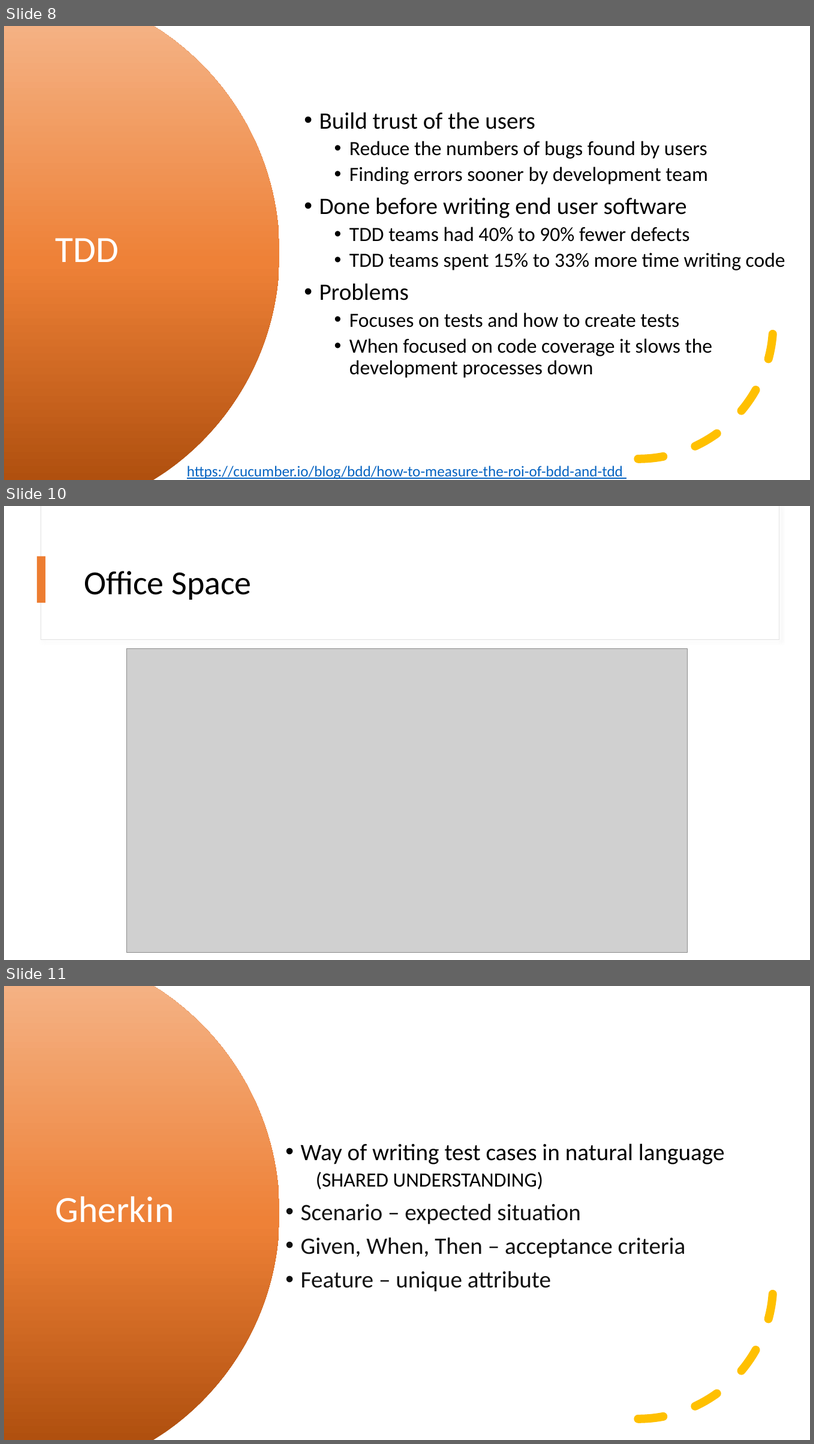
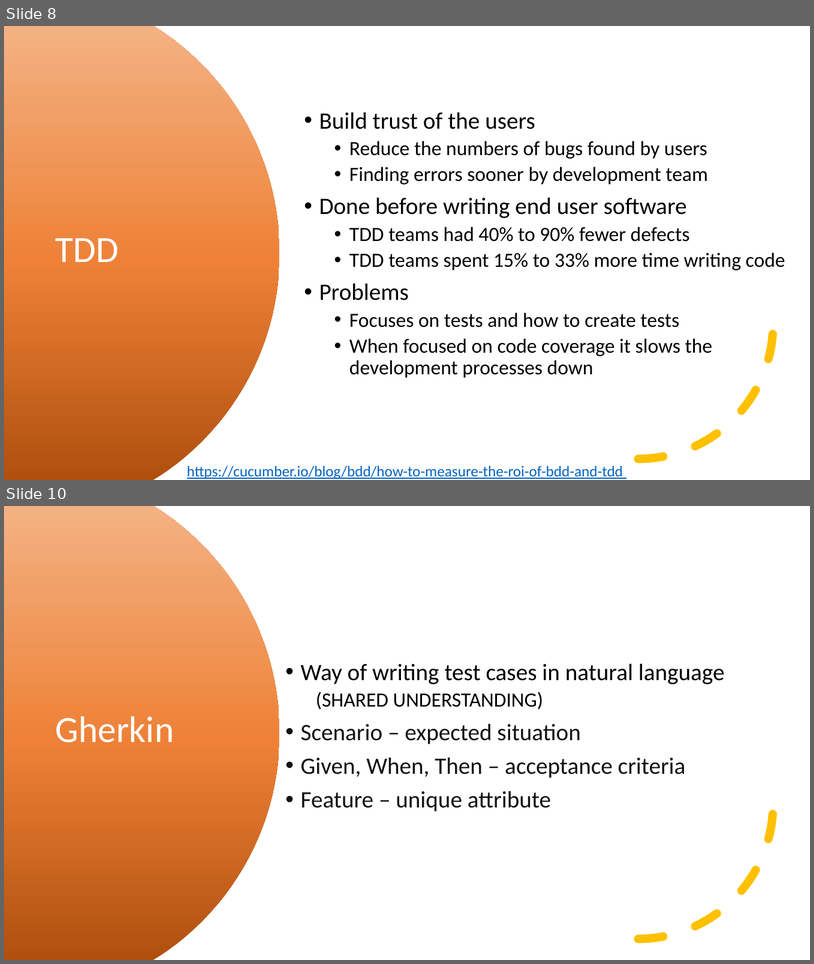
Before and after one commit to kevmoens/ThatConference2023, a slide deck: ThatConference2023.pptx. Shown one above the other, each under a label of ours: slides 8, 10 and 11 before the commit, slides 8 and 10 after it; the slides between them are not shown. The pictures are 814x1444 and 814x964 pixels, drawn with LibreOffice and Linux fonts; fonts in the diff are those of the drawing; grey boxes stand for pictures. Boxes give left, top, right and bottom in pixels: in the first picture for what was removed or moved away, otherwise in the second. Text is boxed around its words. In the diff, an @@ line names an element or a change of style, - is before the commit and + after.

```diff
--- a/ThatConference2023.pptx
+++ b/ThatConference2023.pptx
@@ slide 10 removed at bbox=[4, 506, 810, 960], background #FFFFFF @@
@@ rectangle removed at bbox=[41, 506, 780, 640] @@
@@ rectangle removed at bbox=[42, 506, 780, 639] @@
@@ rectangle removed at bbox=[37, 556, 46, 603] @@
@@ title removed at bbox=[84, 571, 251, 600] @@
-Office Space
@@ picture removed at bbox=[127, 649, 687, 952] @@
@@ what was slide 11 is now slide 10 @@
```
Also in this commit, not shown: 2 slides changed, 2 slides added, 1 other slide removed.
